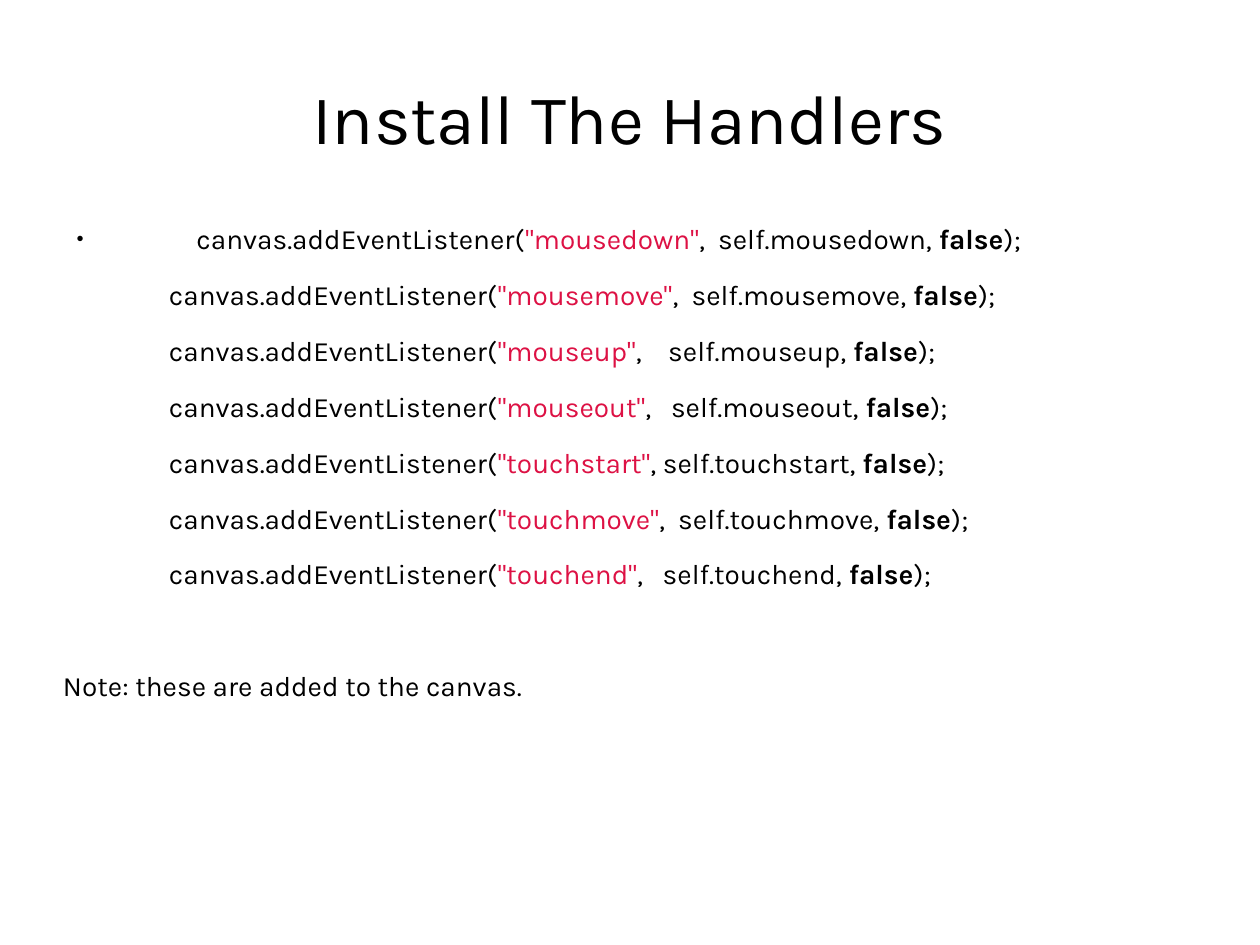
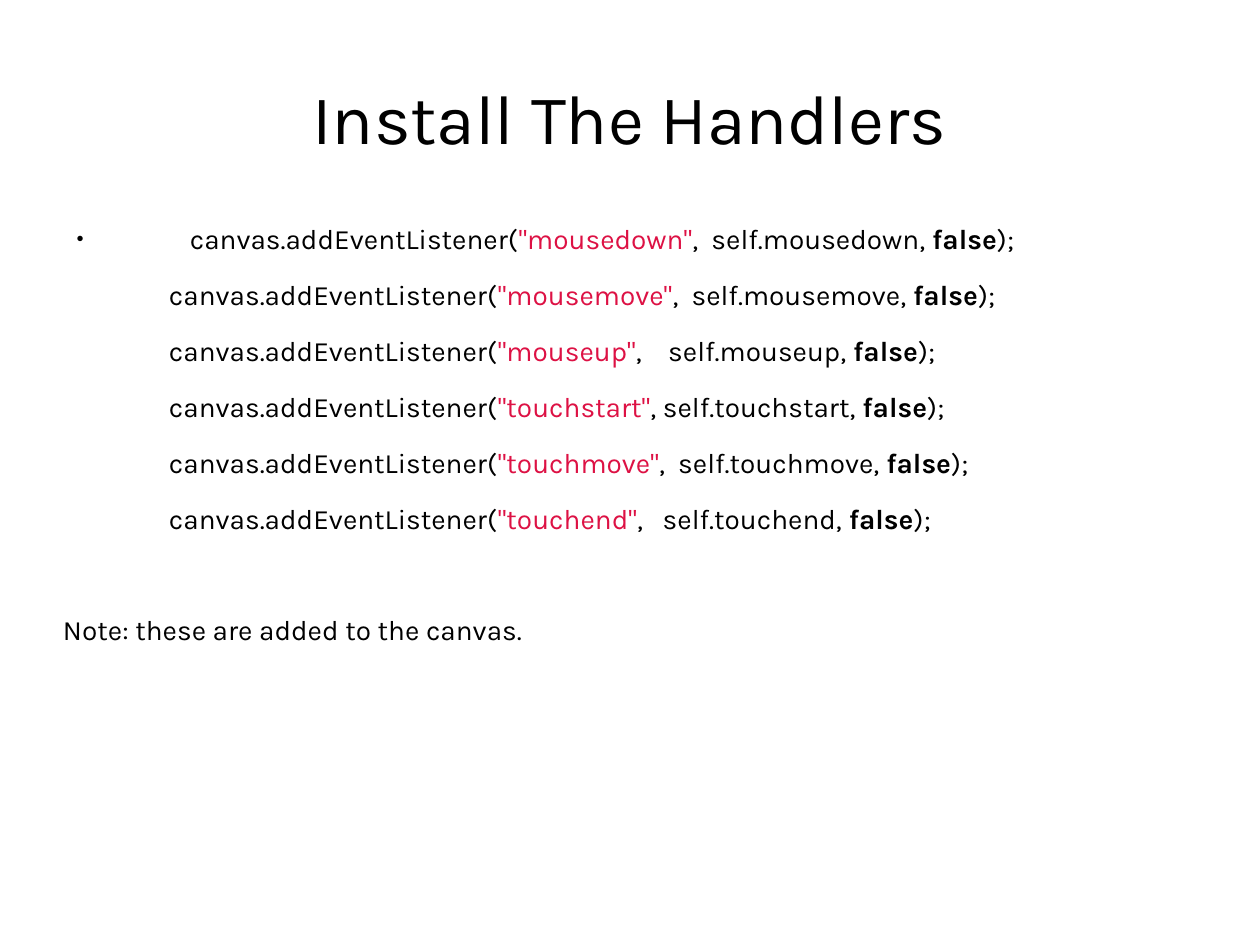
Before and after one commit to abramhindle/JS-Mobile-Touch-Canvas-Talk, a slide deck: slide 16 of canvas-talk.odp (slide 17 before the commit). Drawn at 1260x945 pixels with LibreOffice and Linux fonts; fonts in the diff are those of the drawing. Boxes give left, top, right and bottom in pixels: in the first picture for what was removed or moved away, otherwise in the second. Text is boxed around its words. In the diff, an @@ line names an element or a change of style, - is before the commit and + after.

```diff
--- a/canvas-talk.odp
+++ b/canvas-talk.odp
@@ text at (169, 397, 948, 420): paragraph removed @@
-canvas.addEventListener("mouseout", self.mouseout, false);
```
Also in this commit, not shown: 3 other slides changed, 1 slide added, 1 slide removed, 1 other file.
